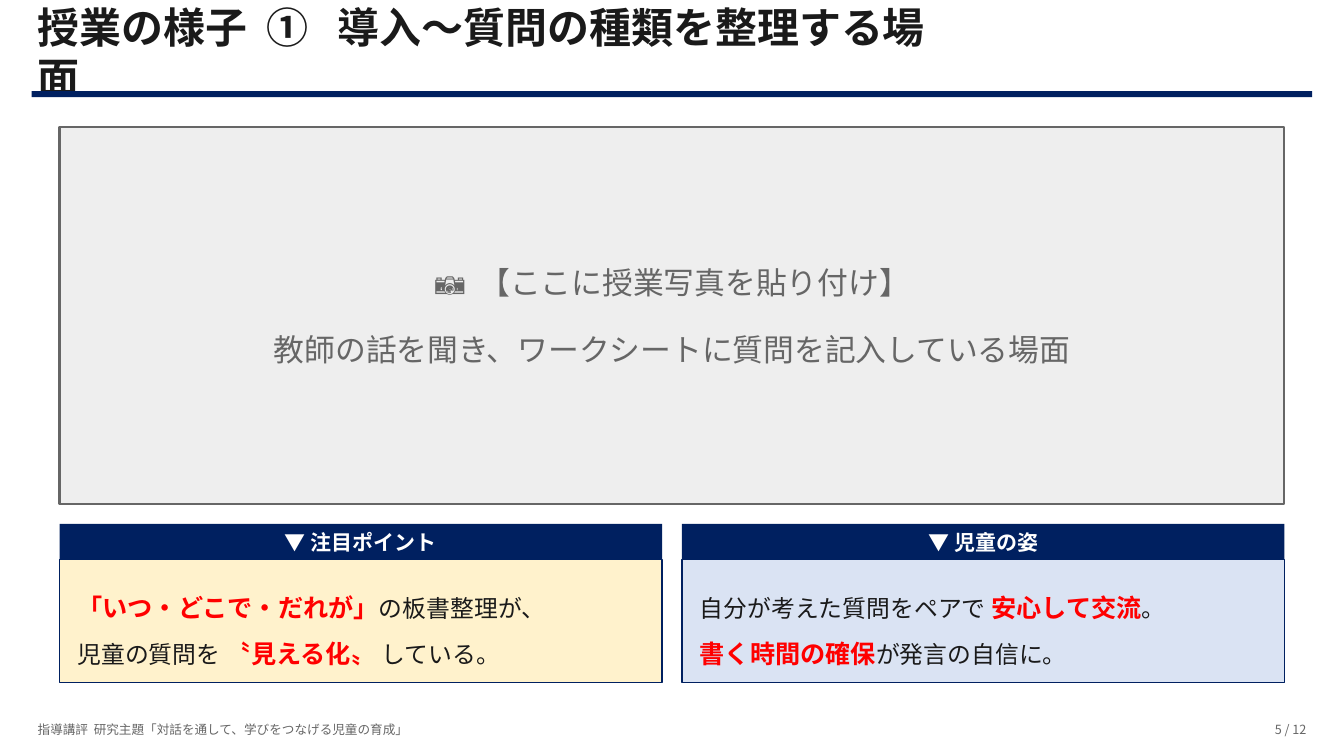
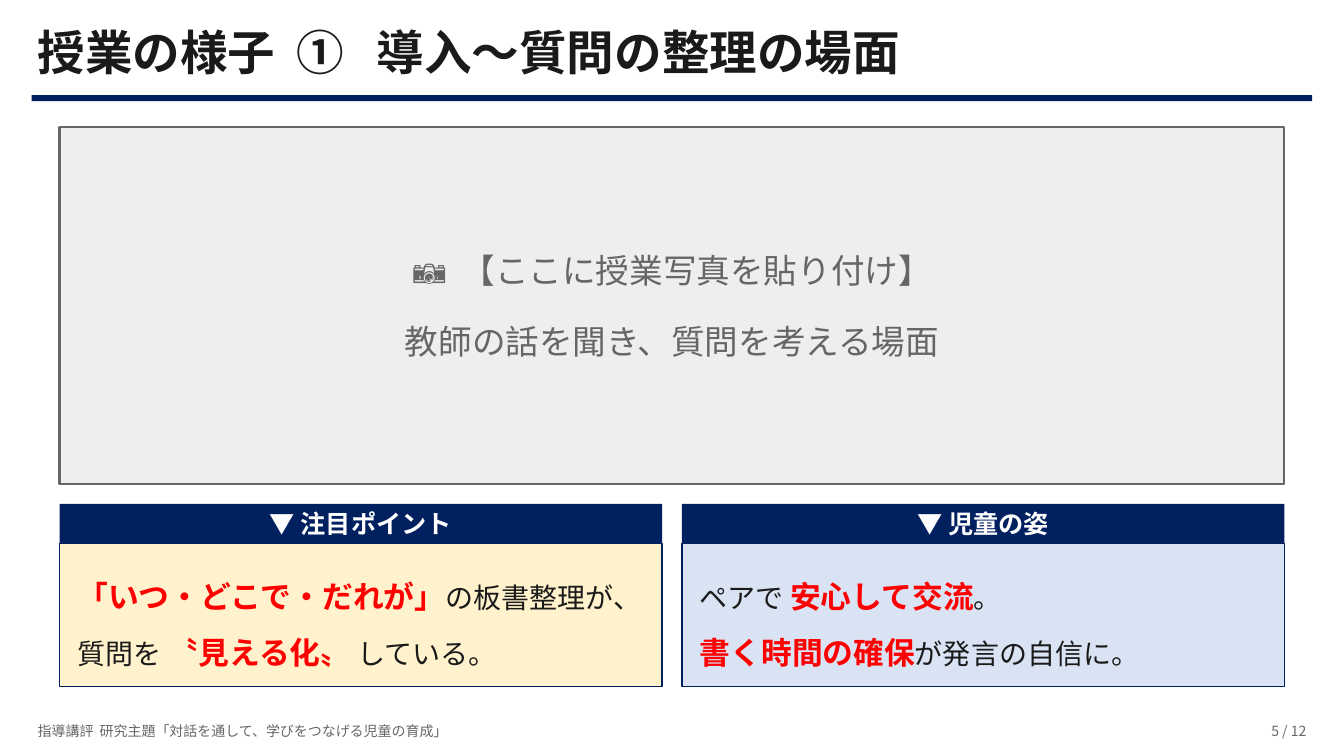
Before and after one commit to contynet730-star/con30, a slide deck: slide 5 of 指導講評_対話を通して学びをつなげる児童.pptx. Drawn at 1344x756 pixels with LibreOffice and Linux fonts; fonts in the diff are those of the drawing. Boxes give left, top, right and bottom in pixels: in the first picture for what was removed or moved away, otherwise in the second. Text is boxed around its words. In the diff, an @@ line names an element or a change of style, - is before the commit and + after.

```diff
--- a/指導講評_対話を通して学びをつなげる児童.pptx
+++ b/指導講評_対話を通して学びをつなげる児童.pptx
@@ text at box(38, 29, 900, 75): text changed; size 30 to 34 pt @@
-授業の様子 ① 導入～質問の種類を整理する場面
+授業の様子 ① 導入～質問の整理の場面
@@ rectangle: place and size @@
-rectangle at box(59, 127, 1285, 504)
+rectangle at box(59, 127, 1285, 484)
@@ text at box(462, 254, 932, 286): size 22 to 24 pt in "📷 【ここに授業写真を貼り付け】" @@
@@ text at box(405, 326, 939, 357): text changed; size 22 to 24 pt @@
-教師の話を聞き、ワークシートに質問を記入している場面
+教師の話を聞き、質問を考える場面
@@ text "▼ 注目ポイント" at box(301, 511, 452, 535): size 15 to 18 pt @@
@@ 2 texts, 2 rectangles: place and size @@
-2 texts, 2 rectangles at box(59, 524, 1286, 560)
+2 texts, 2 rectangles at box(59, 504, 1286, 543)
@@ text "▼ 児童の姿" at box(948, 511, 1049, 536): size 15 to 18 pt @@
@@ rectangle: place and size @@
-rectangle at box(59, 560, 662, 683)
+rectangle at box(59, 543, 662, 687)
@@ text "「いつ・どこで・だれが」の板書整理が、": place and size @@
-text "「いつ・どこで・だれが」の板書整理が、" at box(77, 595, 545, 666)
+text "「いつ・どこで・だれが」の板書整理が、" at box(77, 581, 641, 667)
@@ rectangle: place and size @@
-rectangle at box(683, 560, 1286, 683)
+rectangle at box(683, 543, 1286, 687)
@@ text "ペアで 安心して交流。": place and size @@
-text "ペアで 安心して交流。" at box(700, 595, 1166, 666)
+text "ペアで 安心して交流。" at box(700, 581, 1139, 667)
@@ text at box(77, 581, 641, 611): size 18 to 22 pt, size 17 to 20 pt in "「いつ・どこで・だれが」の板書整理が、" @@
@@ text at box(700, 581, 1002, 611): text changed; size 17 to 22 pt; text colour #1A1A1A to #FF0000; bold on @@
-自分が考えた質問をペアで 安心して交流。
+ペアで 安心して交流。
@@ text at box(77, 638, 497, 667): text changed; size 17 to 20 pt @@
-児童の質問を 〝見える化〟 している。
+質問を 〝見える化〟 している。
@@ text at box(700, 637, 1139, 667): size 18 to 22 pt, size 17 to 20 pt in "書く時間の確保が発言の自信に。" @@
@@ text "指導講評 研究主題「対話を通して、学びをつなげる児童の育成」" at box(38, 724, 448, 737): size 9 to 10 pt @@
@@ text "5 / 12" at box(1271, 725, 1307, 736): size 9 to 10 pt @@
```
Also in this commit, not shown: 11 other slides changed.
